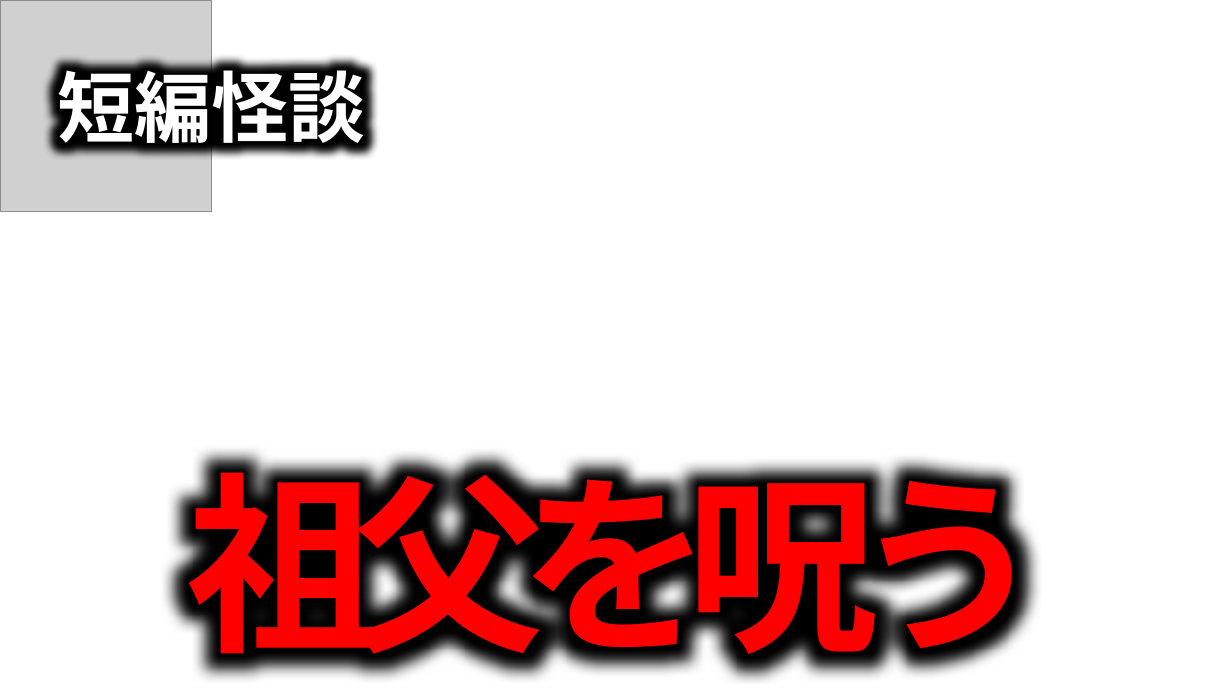
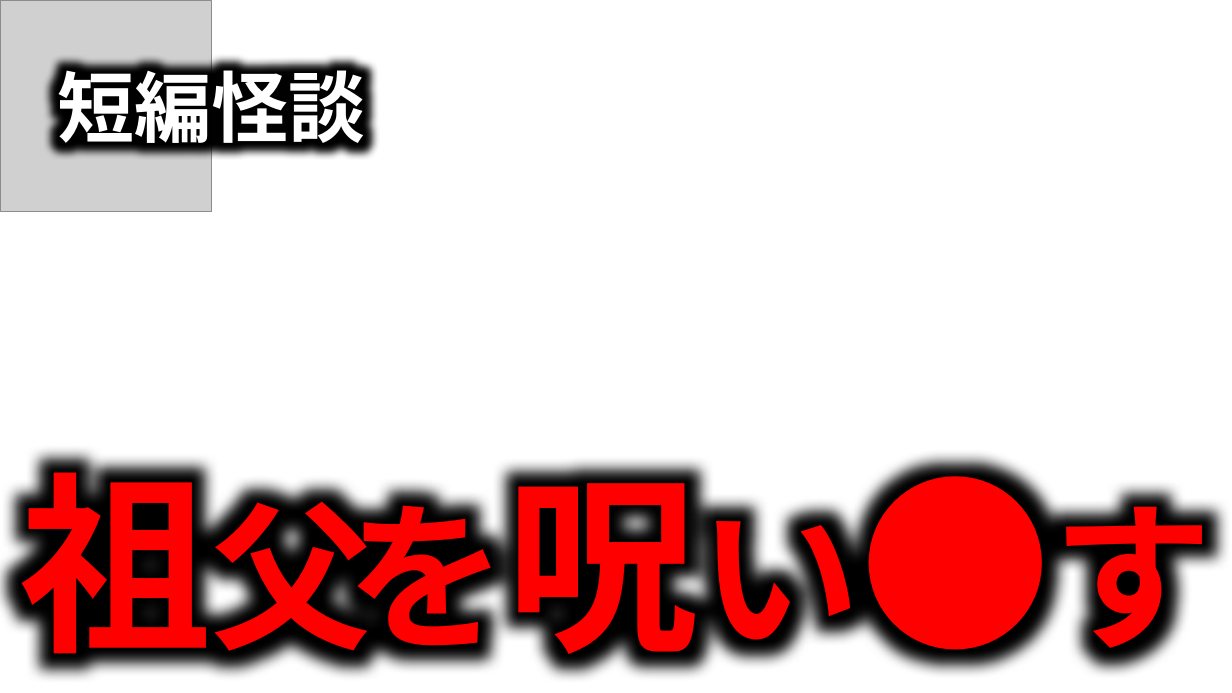
Before and after one commit to takeko333/ContentGenerator, a slide deck: slide 1 of bkup/Channels/ほたてまだこ/サムネイル_Horror.pptx. Drawn at 1232x693 pixels with LibreOffice and Linux fonts; fonts in the diff are those of the drawing; grey boxes stand for pictures; background and template pictures are left out. Boxes give left, top, right and bottom in pixels: in the first picture for what was removed or moved away, otherwise in the second. Text is boxed around its words. In the diff, an @@ line names an element or a change of style, - is before the commit and + after.

Commit message:
260929

```diff
--- a/bkup/Channels/ほたてまだこ/サムネイル_Horror.pptx
+++ b/bkup/Channels/ほたてまだこ/サムネイル_Horror.pptx
@@ text at <box>19,440,1212,683</box>: text changed; size 150 to 125 pt @@
-祖父を呪う
+祖父を呪い●す
```
Also in this commit, not shown: 1 other slide changed.
